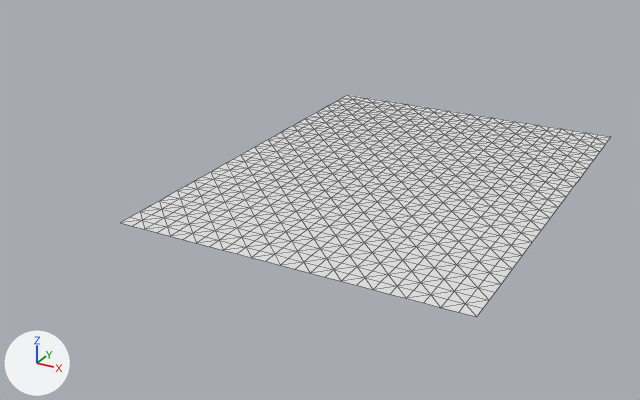
What one commit did to the OBJ model assets/maps/chunks/terrain_lod0_-4_-3.obj.
One viewpoint serves both versions: a 50 mm lens placed at (-167.7, 49.8, 40.5), pointed at (-226.3, 156.3, -12.7). Arrows for +X, +Y and +Z are at lower left; the lights stay in place. The older version comes first. Mesh edges are drawn as thin lines. Where no turn or scale is listed for an object, it has been applied to the vertices.

In view in the first picture: 'terrain_lod0_-4_-3'.
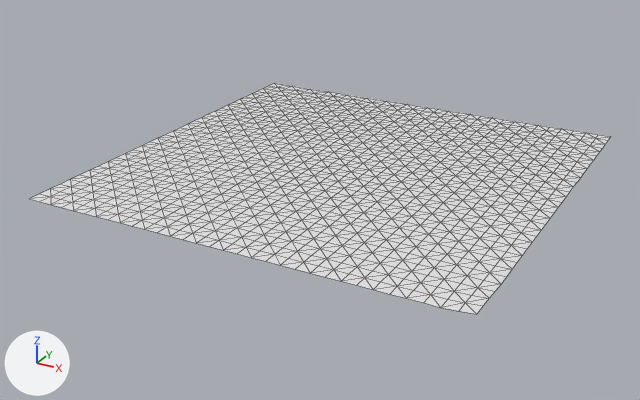
Changed parts and their boxes (x1, y1, x2, y2) in the pictures (640 x 400 px; the box of a moved part takes in the faces that stretch with it):
'terrain_lod0_-4_-3', reshaped (19% wider)
    before: (121, 95, 610, 317)
    after: (30, 83, 610, 314)
part 1 of me_terrain_lod0__4__3, added
    after: (30, 83, 347, 223)
part 2 of me_terrain_lod0__4__3, moved or reshaped
    before: (441, 284, 501, 317)
    after: (441, 284, 501, 314)

The change, as a diff of the scene's bpy script:
```diff
--- a/assets/maps/chunks/terrain_lod0_-4_-3.obj.py
+++ b/assets/maps/chunks/terrain_lod0_-4_-3.obj.py
@@ me_terrain_lod0__4__3 @@
 # used by ob_terrain_lod0__4__3; location = (0.0, 0.0, 0.0)
 # verts and faces of me_terrain_lod0__4__3; kept vertices keep their numbers, new ones are numbered from 825
 # before: 749 (-192.0, 134.0, -8.0) at pixel (495, 292), 774 (-192.0, 132.0, -8.0) at pixel (489, 300), 798 (-194.0, 130.0, -8.0) at pixel (465, 303), 799 (-192.0, 130.0, -8.0) at pixel (483, 308), 823 (-194.0, 128.0, -8.0) at pixel (458, 312)
 # before: 824 (-192.0, 128.0, -8.0) at pixel (476, 316)
-me_terrain_lod0__4__3.from_pydata(...)  # 825 vertices, 1536 faces; spans x -240.0..-192.0, y 128.0..192.0, z -8.0
+me_terrain_lod0__4__3.from_pydata(...)  # 1089 vertices, 2048 faces; spans x -256.0..-192.0, y 128.0..192.0, z -8.0..-7.7
+# me_terrain_lod0__4__3 part 1
+# 33 new vertices lie (-2.0, 0.0, 0.0) away from vertices in x -240.0, y 128.0..192.0, z -8.0
+# 33 new vertices lie (-2.0, 0.0, 0.0) away from vertices in x -242.0, y 128.0..192.0, z -8.0
+# 33 new vertices lie (-2.0, 0.0, 0.0) away from vertices in x -244.0, y 128.0..192.0, z -8.0
+# 33 new vertices lie (-2.0, 0.0, 0.0) away from vertices in x -246.0, y 128.0..192.0, z -8.0
+# 33 new vertices lie (-2.0, 0.0, 0.0) away from vertices in x -248.0, y 128.0..192.0, z -8.0
+# 33 new vertices lie (-2.0, 0.0, 0.0) away from vertices in x -250.0, y 128.0..192.0, z -8.0
+# 33 new vertices lie (-2.0, 0.0, 0.0) away from vertices in x -252.0, y 128.0..192.0, z -8.0
+# 33 new vertices lie (-2.0, 0.0, 0.0) away from vertices in x -254.0, y 128.0..192.0, z -8.0
+# 512 new faces join them
+# me_terrain_lod0__4__3 part 2
+for i in [749, 798, 823]: verts[i] += (0.0, 0.0, 0.1)
+verts[774] = (-192.0, 132.0, -7.8)  # moved, pixel (489, 298)
+verts[799] = (-192.0, 130.0, -7.7)  # moved, pixel (483, 305)
+verts[824] = (-192.0, 128.0, -7.7)  # moved, pixel (476, 314)
```
